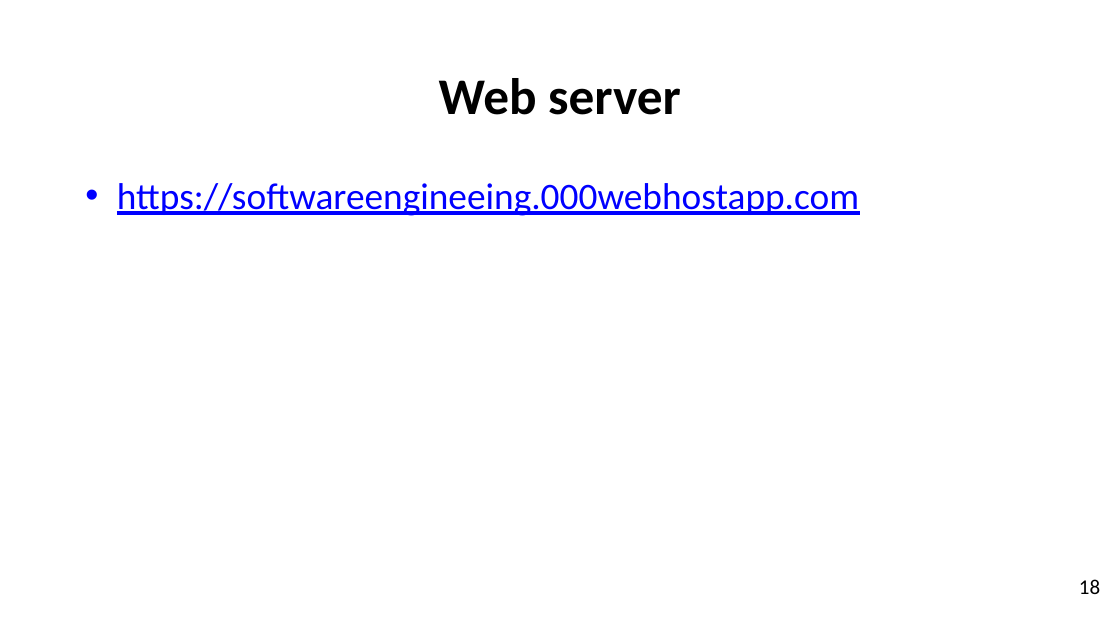
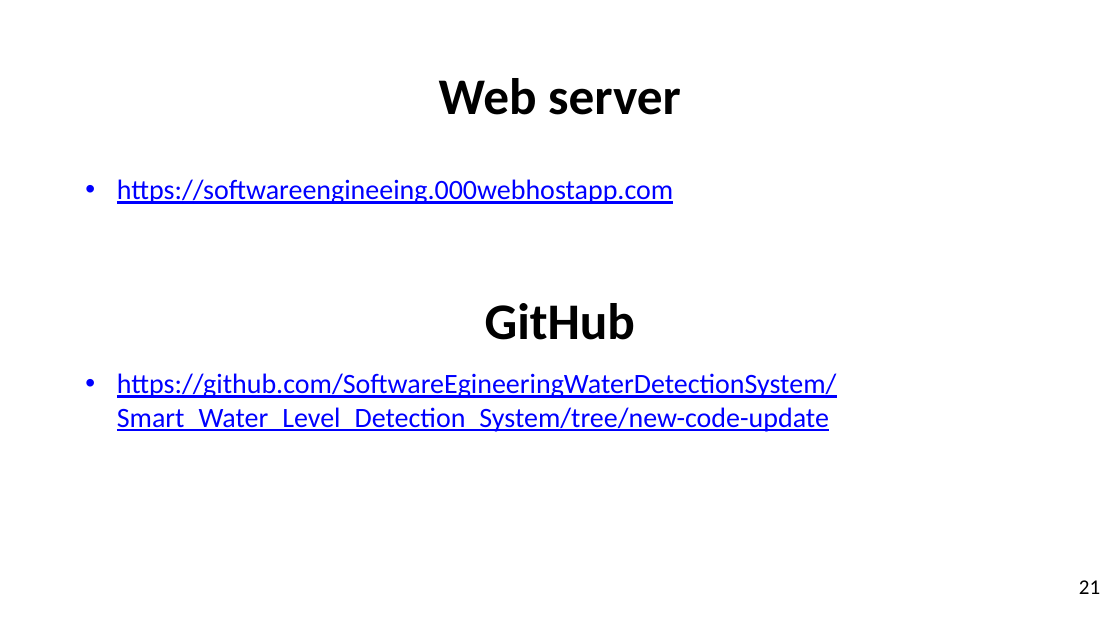
Before and after one commit to SoftwareEgineeringWaterDetectionSystem/Smart_Water_Level_Detection_System, a slide deck: slide 21 of software engineering slide.pptx (slide 18 before the commit). Drawn at 1120x630 pixels with LibreOffice and Linux fonts; fonts in the diff are those of the drawing; background and template pictures are left out. Boxes give left, top, right and bottom in pixels: in the first picture for what was removed or moved away, otherwise in the second. Text is boxed around its words. In the diff, an @@ line names an element or a change of style, - is before the commit and + after.

Commit message:
slide
for presentation

```diff
--- a/software engineering slide.pptx
+++ b/software engineering slide.pptx
@@ text "https://softwareengineeing.000webhostapp.com" at (117, 179, 673, 204): size 32 to 24 pt; less space between paragraphs @@
@@ text added at (485, 303, 635, 340), 44 pt, text #000000, bold @@
+GitHub
@@ text added at (117, 373, 837, 432), 24 pt, text #0000FF, underline @@
+• https://github.com/SoftwareEgineeringWaterDetectionSystem/Smart_Water_Level_Detection_System/tree/new-code-update
@@ page number at (1079, 580, 1100, 594): text changed @@
-18
+21
```
Also in this commit, not shown: 7 other slides changed, 3 slides added, 1 other file.
